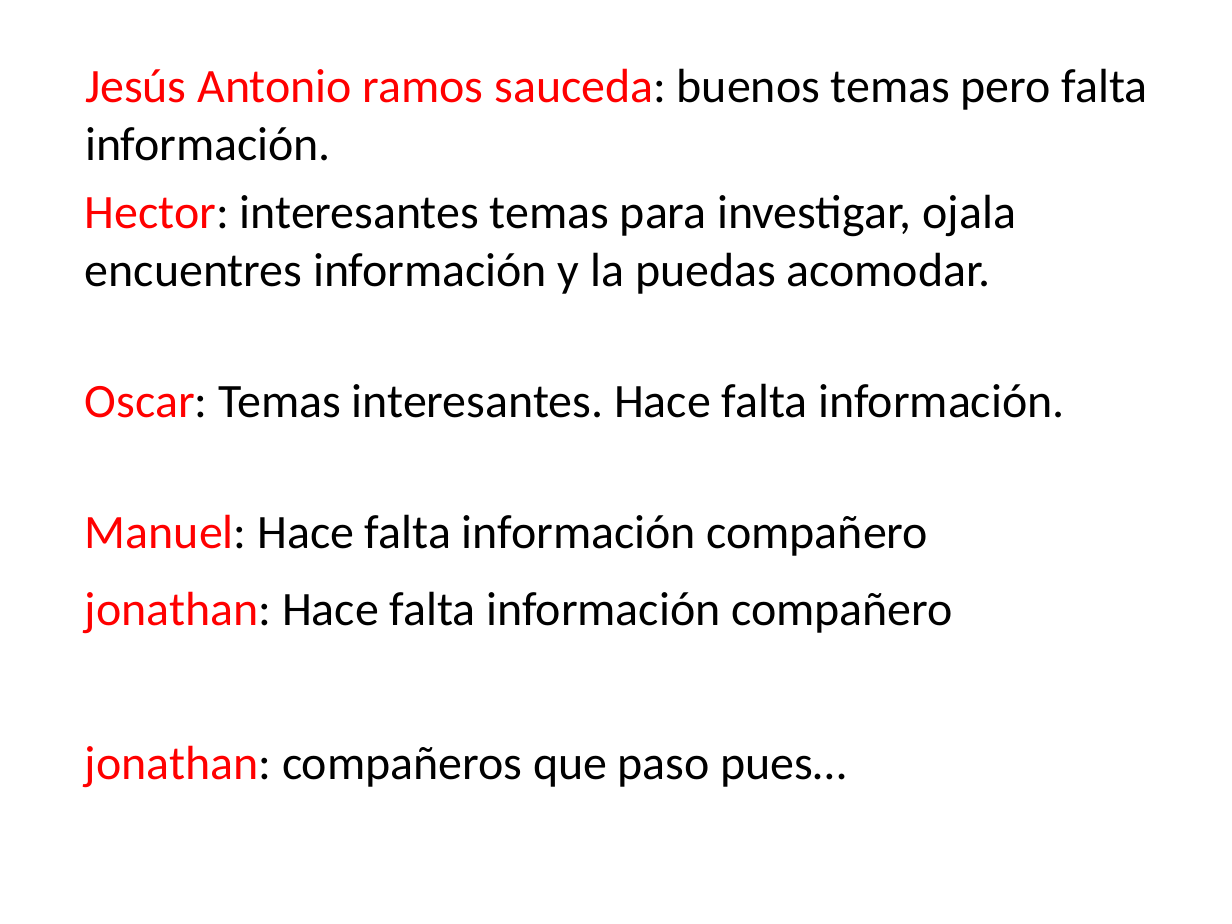
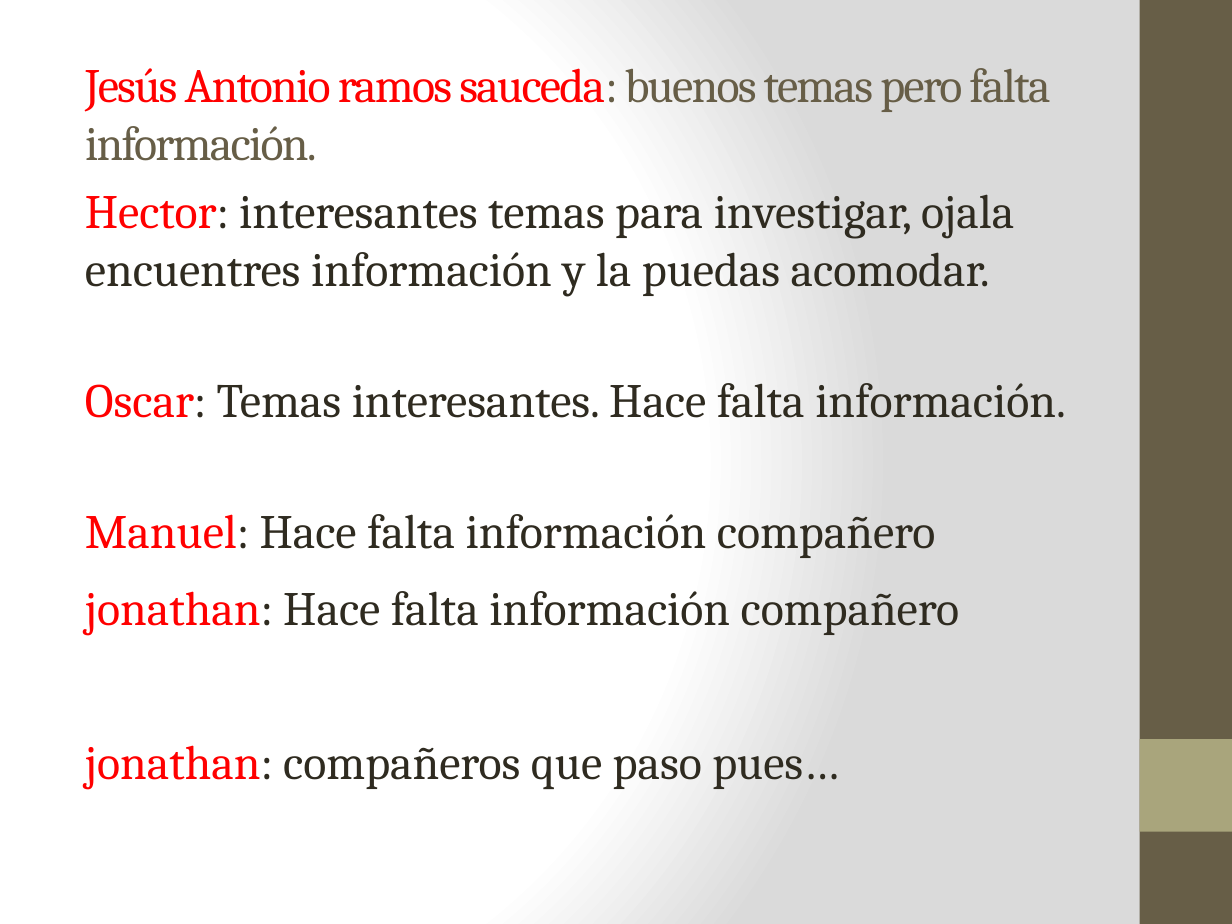
Before and after one commit to lc850/auditoria, a slide deck: slide 8 of 7 - Etapa de la justificación.pptx. Drawn at 1232x924 pixels with LibreOffice and Linux fonts; fonts in the diff are those of the drawing. Boxes give left, top, right and bottom in pixels: in the first picture for what was removed or moved away, otherwise in the second. Text is boxed around its words. In the diff, an @@ line names an element or a change of style, - is before the commit and + after.

```diff
--- a/7 - Etapa de la justificación.pptx
+++ b/7 - Etapa de la justificación.pptx
@@ background #FFFFFF to gradient #FFFFFF to #DADADA @@
@@ rectangle added at (x1=1140, y1=0, x2=1232, y2=924), fill #675E47 @@
@@ title "Jesús Antonio ramos sauceda: buenos ..." at (x1=85, y1=68, x2=1050, y2=161): font Calibri to Cambria, letter spacing 0 to -1 pt; text colour #000000 to #675E47 in "sauceda: buenos temas pero falta información." @@
@@ text "Hector: interesantes temas para investigar, ..." at (x1=85, y1=194, x2=1014, y2=296): font Calibri to Cambria, text colour #000000 to #2F2B20 @@
@@ text "Oscar: Temas interesantes. Hace falta ..." at (x1=85, y1=383, x2=1066, y2=418): font Calibri to Cambria; text colour #000000 to #2F2B20 in "Oscar: Temas interesantes. Hace falta información." @@
@@ text "Manuel: Hace falta información compañero" at (x1=85, y1=514, x2=935, y2=558): font Calibri to Cambria; text colour #000000 to #2F2B20 in "Manuel: Hace falta información compañero" @@
@@ text "jonathan: Hace falta información compañero" at (x1=85, y1=591, x2=959, y2=636): font Calibri to Cambria; text colour #000000 to #2F2B20 in "jonathan: Hace falta información compañero" @@
@@ text "jonathan: compañeros que paso pues…" at (x1=85, y1=745, x2=839, y2=790): font Calibri to Cambria; text colour #000000 to #2F2B20 in "jonathan: compañeros que paso pues…" @@
@@ rectangle added at (x1=1140, y1=739, x2=1232, y2=832), fill #A9A57C @@
```
Also in this commit, not shown: 7 other slides changed, 2 other files.
